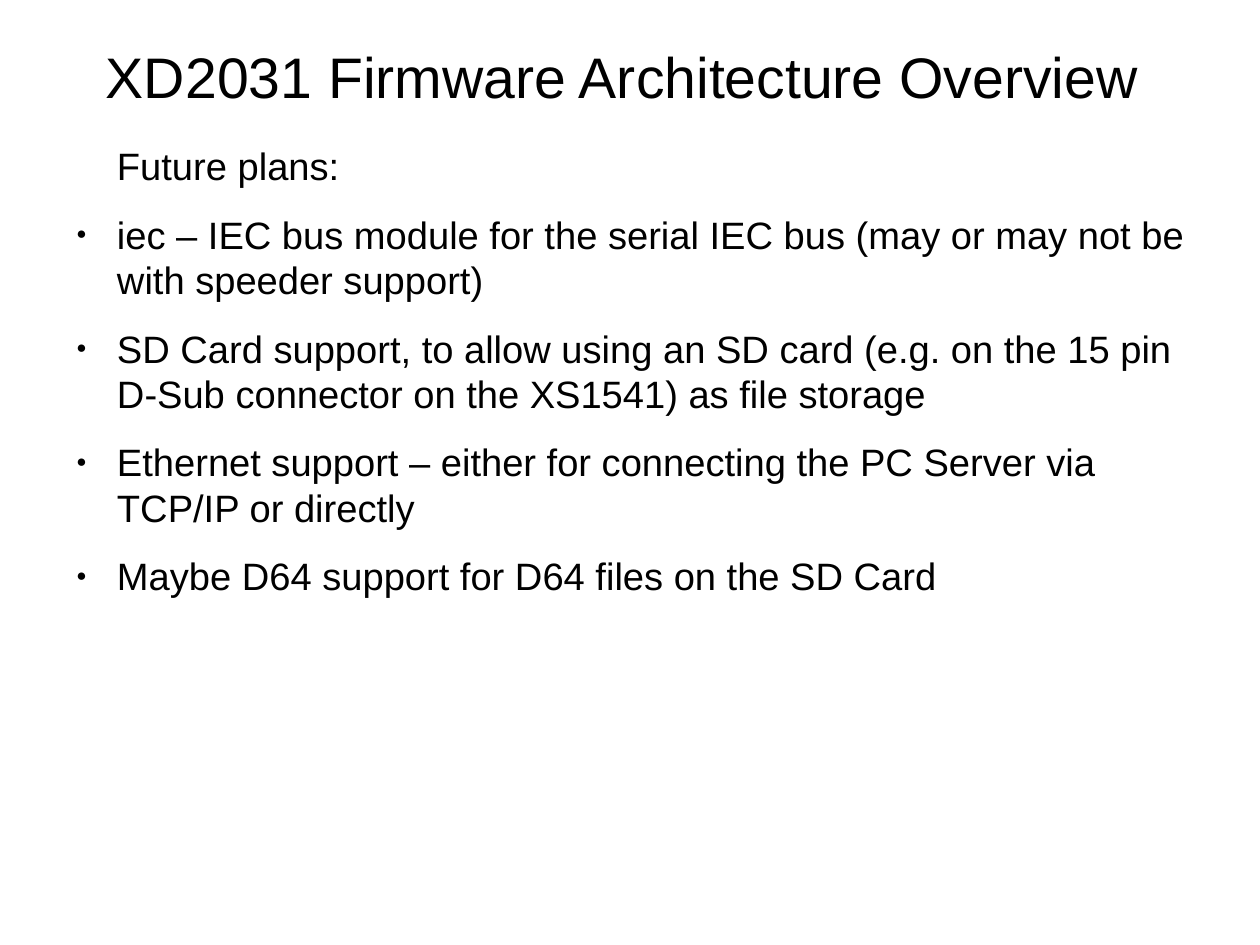
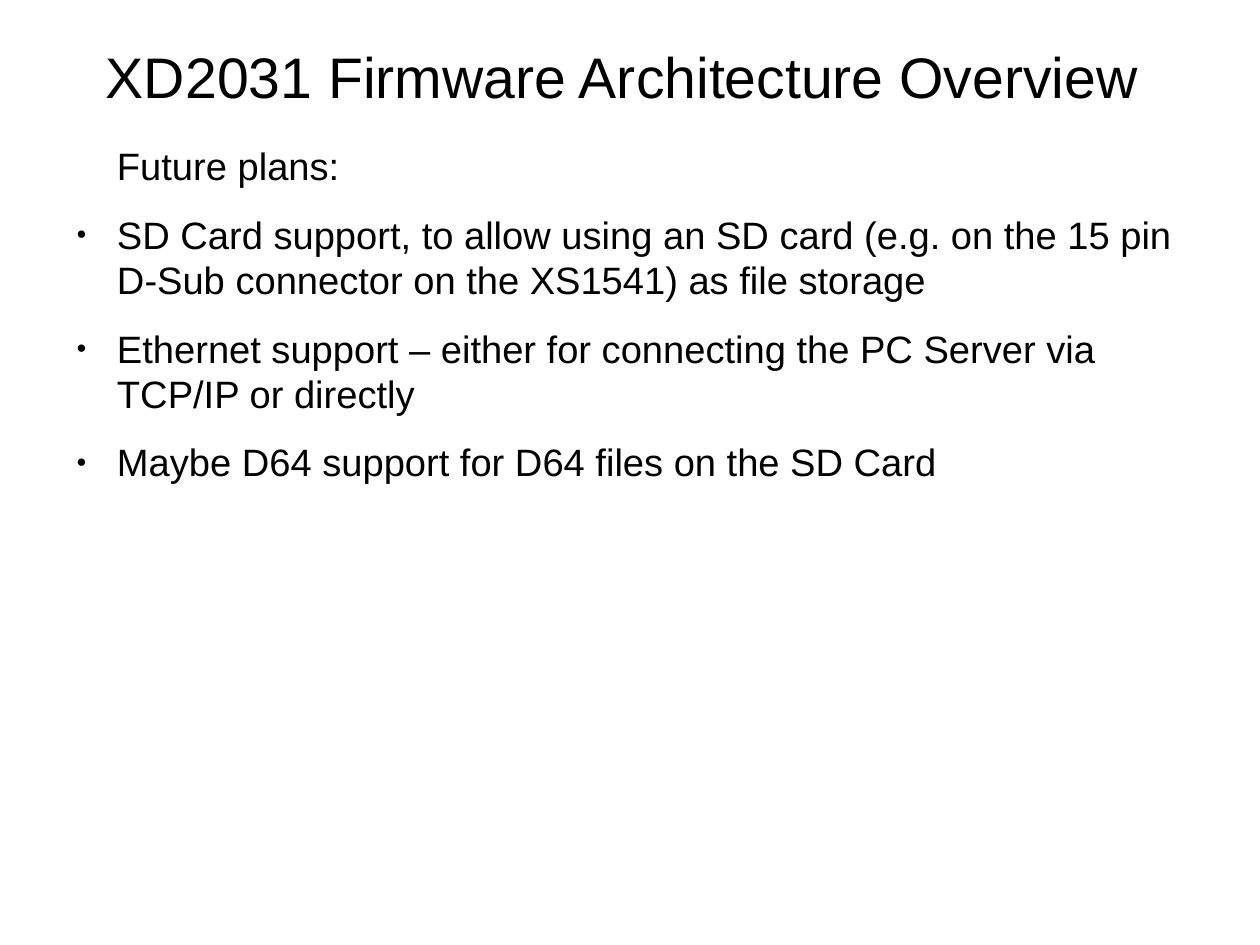
Before and after one commit to fachat/XD2031, a slide deck: slide 5 of docsrc/firmware overview.odp (slide 4 before the commit). Drawn at 1260x945 pixels with LibreOffice and Linux fonts; fonts in the diff are those of the drawing. Boxes give left, top, right and bottom in pixels: in the first picture for what was removed or moved away, otherwise in the second. Text is boxed around its words. In the diff, an @@ line names an element or a change of style, - is before the commit and + after.

```diff
--- a/docsrc/firmware overview.odp
+++ b/docsrc/firmware overview.odp
@@ text at <box>117,221,1183,302</box>: paragraph removed @@
-● iec – IEC bus module for the serial IEC bus (may or may not be with speeder support)
```
Also in this commit, not shown: 3 other slides changed, 1 slide added, 16 other files.
